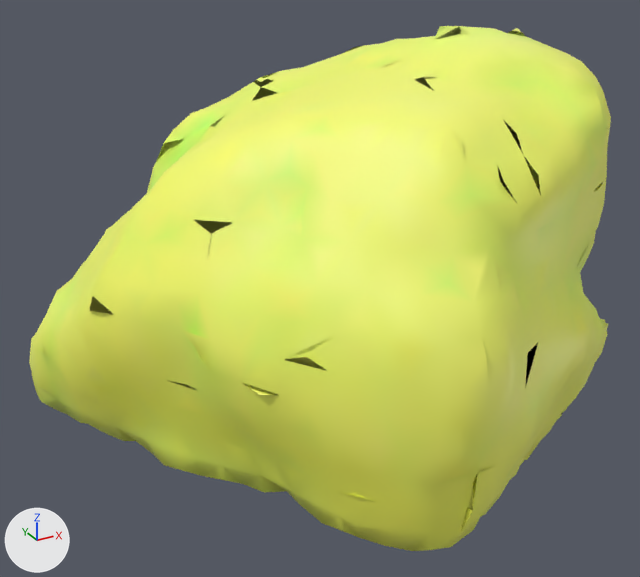
What one commit did to the glTF model godot/world/rocks/scan_02_lo.glb.
One viewpoint serves both versions: a 50 mm camera at (-1.059, -1.88, 0.833) aimed at (-0.039, -0.024, -0.095). The axes (+X, +Y, +Z) are drawn at lower left. The lights are the same throughout. The first picture is the older version.

The older version as bpy lines, for what is in view:
```python
me_mesh_0 = bpy.data.meshes.new('Mesh_0')
me_mesh_0.from_pydata(...)  # 1317 vertices, 2690 faces; spans x -0.717..0.723, y -0.714..0.714, z -0.546..0.546
me_mesh_0.materials.append(mat_defaultmaterial)
ob_mesh_0 = bpy.data.objects.new('Mesh_0', me_mesh_0)
ob_mesh_0.location = (0.0, 0.0, 0.0)
```
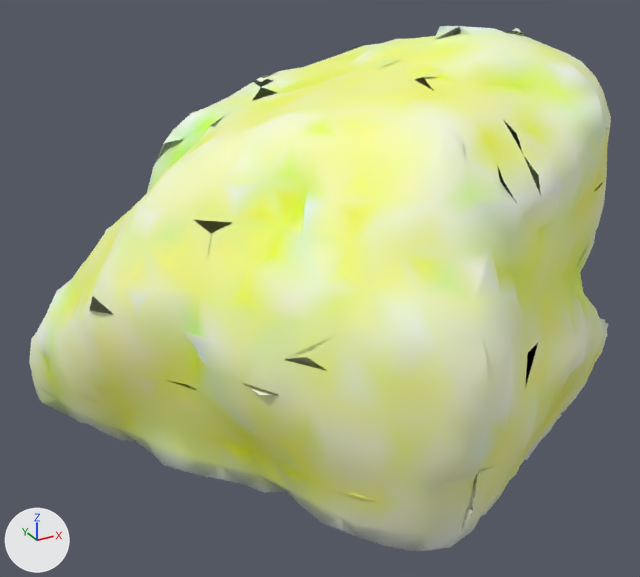
What differs and where, as boxes [x1, y1, x2, y2] in the pictures (640 x 577 px):
part 1 of me_mesh_0, recoloured: [37, 36, 610, 514] in both
part 2 of me_mesh_0, recoloured (yellow to green): [29, 26, 611, 551] in both

The edits, one by one:
me_mesh_0 has 1317 vertices, 2690 faces and spans x -0.717..0.723, y -0.714..0.714, z -0.546..0.546.
me_mesh_0 is used by ob_mesh_0; location (0.0, 0.0, 0.0).
me_mesh_0 part 1: 1436 faces centred in x -0.691..0.698, y -0.682..0.681, z -0.533..0.517 are repainted in the vertex colours; the middle colour goes from yellow #f6ff68 to yellow #f6ff84.
me_mesh_0 part 2: 1254 faces centred in x -0.711..0.722, y -0.709..0.708, z -0.543..0.544 are repainted in the vertex colours; the middle colour goes from yellow #f6ff68 to green #f6ffc9.
